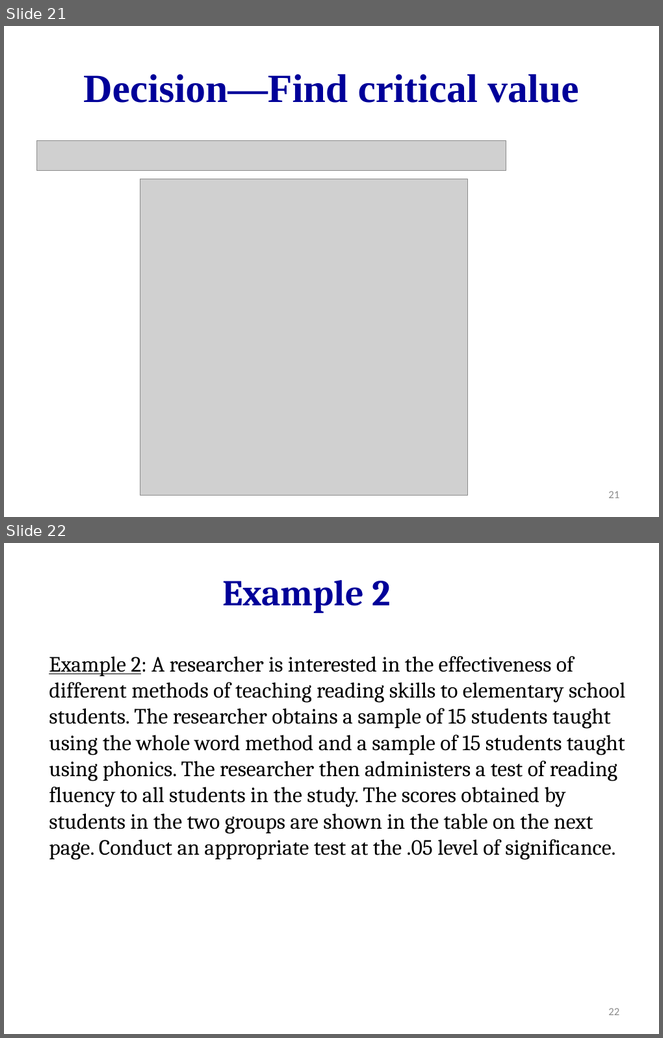
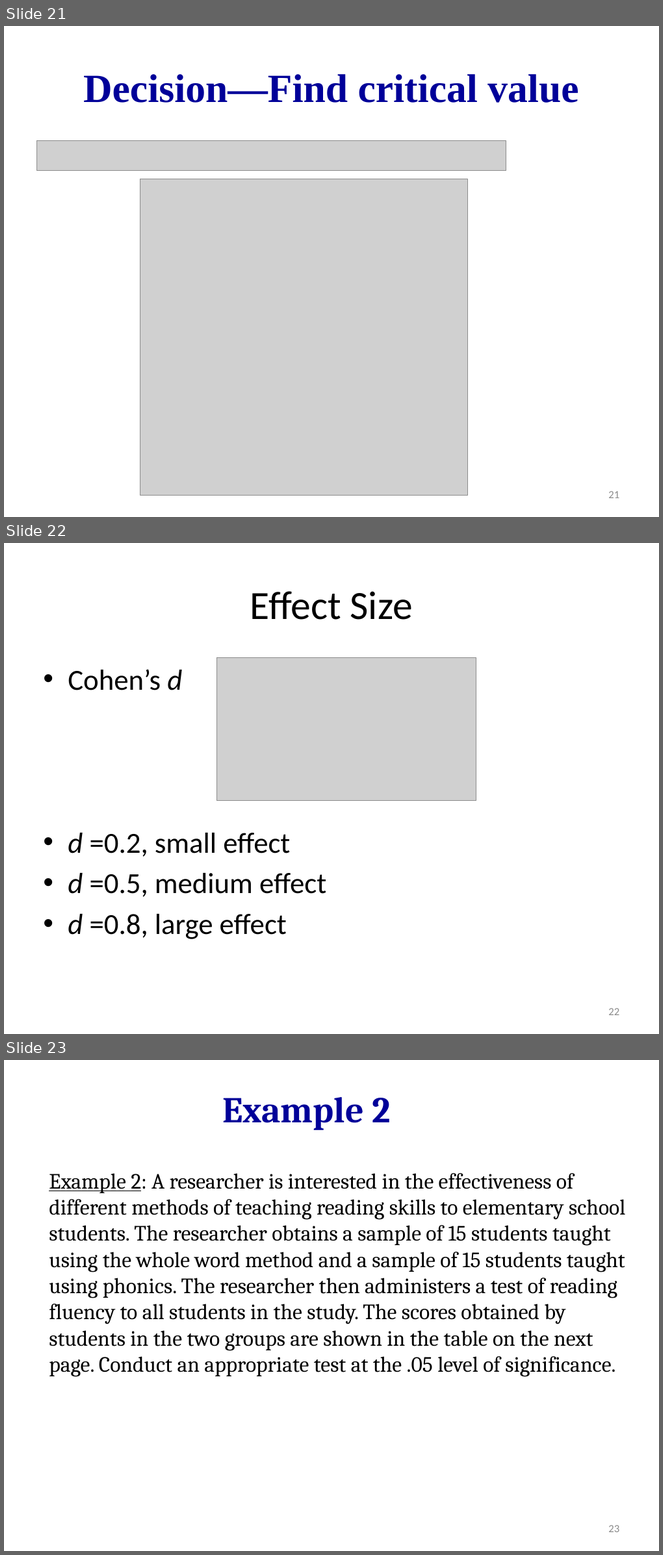
Before and after one commit to hejibo/Psychological-Statistics, a slide deck: Lecture 14_Independent t-test/Lecture 14_independent sample t test.pptx. Shown one above the other, each under a label of ours: slides 21 and 22 before the commit, slides 21, 22 and 23 after it. The pictures are 663x1038 and 663x1555 pixels, drawn with LibreOffice and Linux fonts; fonts in the diff are those of the drawing; grey boxes stand for pictures. Boxes give left, top, right and bottom in pixels: in the first picture for what was removed or moved away, otherwise in the second. Text is boxed around its words. In the diff, an @@ line names an element or a change of style, - is before the commit and + after.

Commit message:
add anova r and spss and cohen's d for independent t-test

```diff
--- a/Lecture 14_Independent t-test/Lecture 14_independent sample t test.pptx
+++ b/Lecture 14_Independent t-test/Lecture 14_independent sample t test.pptx
@@ slide 22 added at box(4, 543, 659, 1034), background #FFFFFF @@
@@ title added at box(250, 591, 413, 620), 44 pt, text #000000 @@
+Effect Size
@@ picture added at box(217, 657, 477, 800) @@
@@ text added at box(68, 669, 326, 939), 32 pt, text #000000 @@
+• Cohen’s d
+• d =0.2, small effect
+• d =0.5, medium effect
+• d =0.8, large effect
@@ page number added at box(608, 1008, 620, 1016), 12 pt, text #8C8C8C @@
+22
@@ what was slide 22 is now slide 23 @@
@@ page number at box(608, 1525, 620, 1533): text changed @@
-22
+23
```
Also in this commit, not shown: 13 other files.
